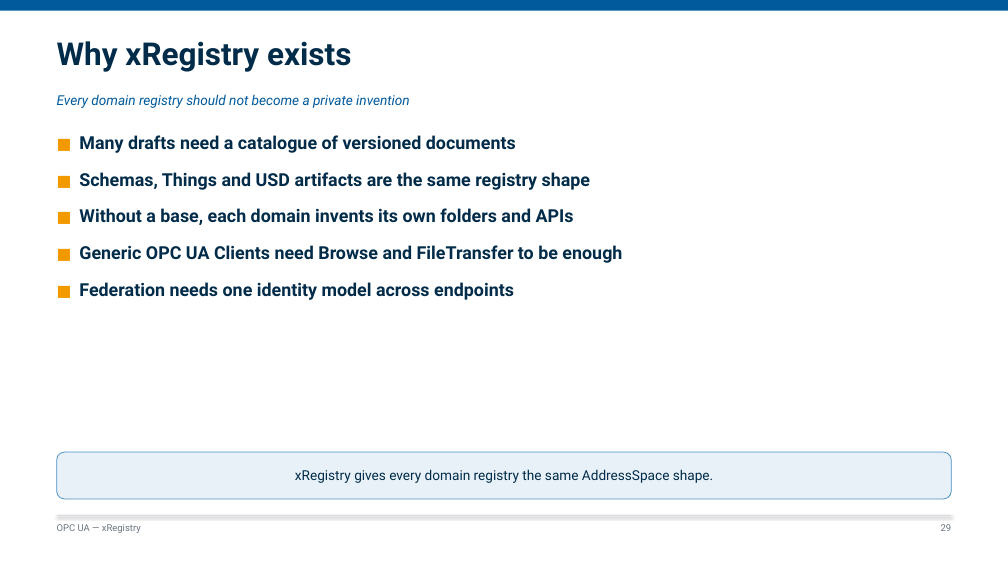
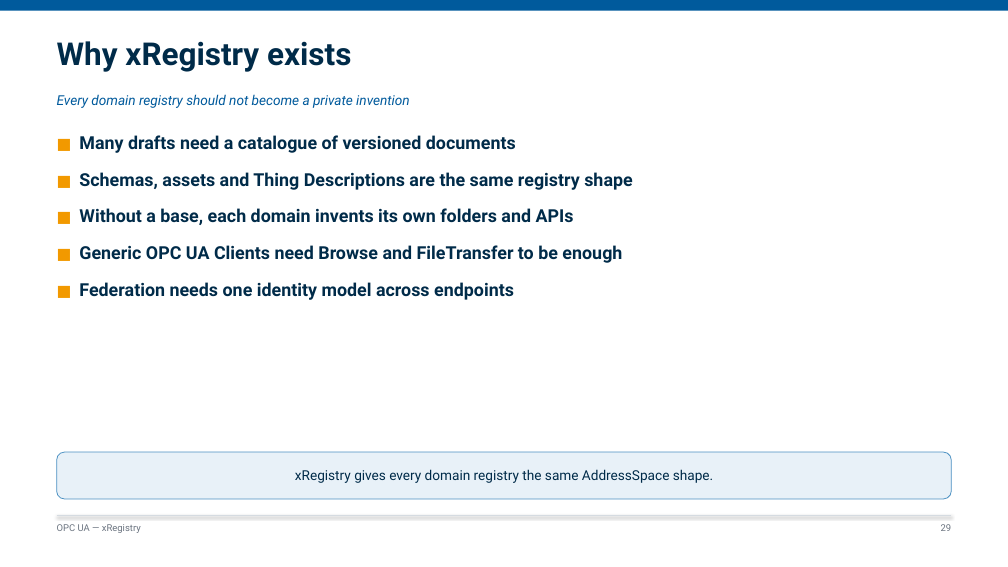
Before and after one commit to marcschier/opcua-drafts, a slide deck: slide 29 of decks/OPC-UA-Drafts-Overview.pptx. Drawn at 1008x567 pixels with LibreOffice and Linux fonts; fonts in the diff are those of the drawing. Boxes give left, top, right and bottom in pixels: in the first picture for what was removed or moved away, otherwise in the second. Text is boxed around its words. In the diff, an @@ line names an element or a change of style, - is before the commit and + after.

```diff
--- a/decks/OPC-UA-Drafts-Overview.pptx
+++ b/decks/OPC-UA-Drafts-Overview.pptx
@@ text at (79,172,632,190): text changed @@
-■ Schemas, Things and USD artifacts are the same registry shape
+■ Schemas, assets and Thing Descriptions are the same registry shape
```
Also in this commit, not shown: 16 other slides changed, 28 other files.
